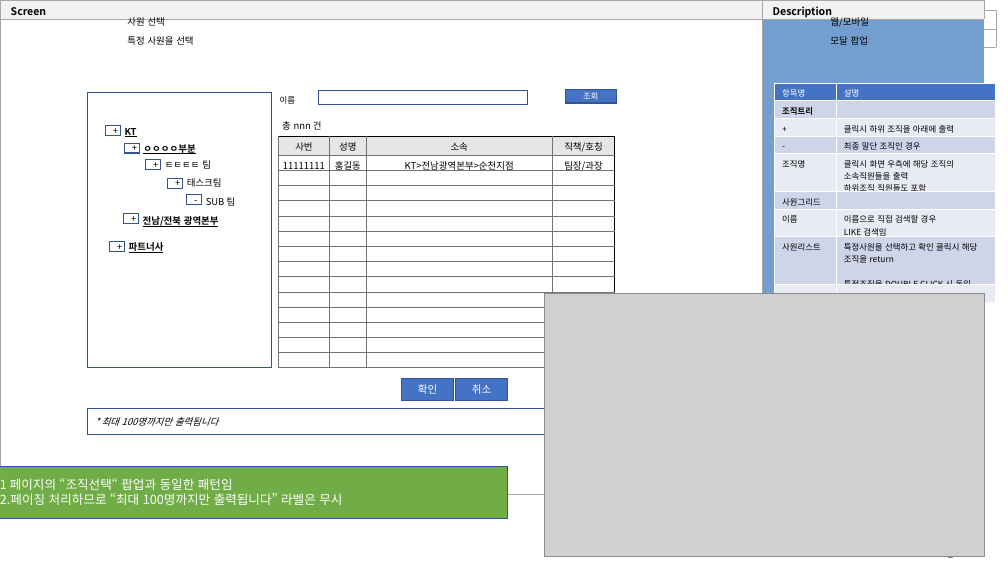
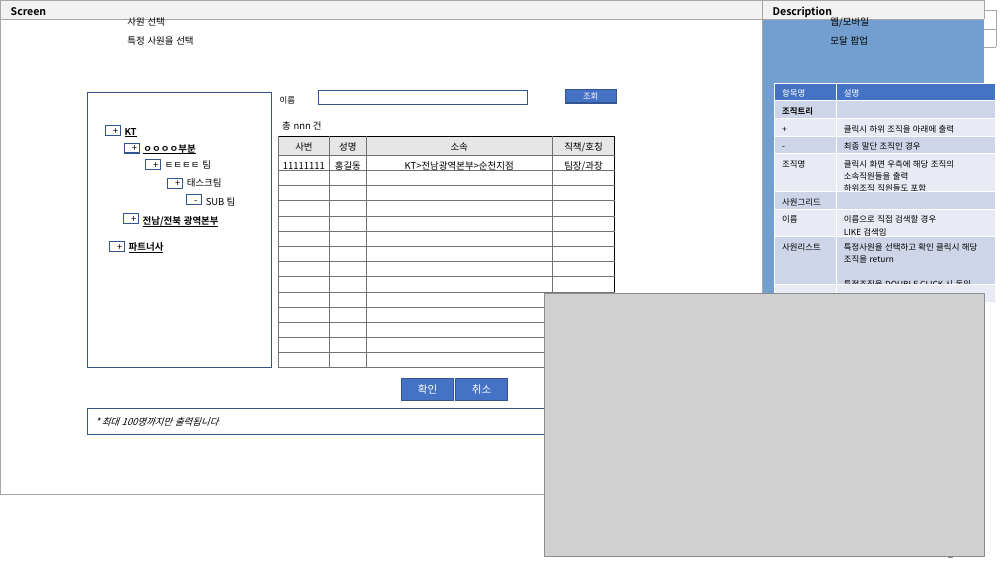
Before and after one commit to yamdeng/ktds-publish, a slide deck: slide 2 of docs/퍼블_모달작업.pptx. Drawn at 1008x567 pixels with LibreOffice and Linux fonts; fonts in the diff are those of the drawing; grey boxes stand for pictures. Boxes give left, top, right and bottom in pixels: in the first picture for what was removed or moved away, otherwise in the second. Text is boxed around its words. In the diff, an @@ line names an element or a change of style, - is before the commit and + after.

```diff
--- a/docs/퍼블_모달작업.pptx
+++ b/docs/퍼블_모달작업.pptx
@@ rectangle removed at (0, 467, 507, 519) @@
-1 페이지의 “조직선택“ 팝업과 동일한 패턴임
-2.페이징 처리하므로 “최대 100명까지만 출력됩니다” 라벨은 무시
```
Also in this commit, not shown: 6 other slides changed, 5 other files.
